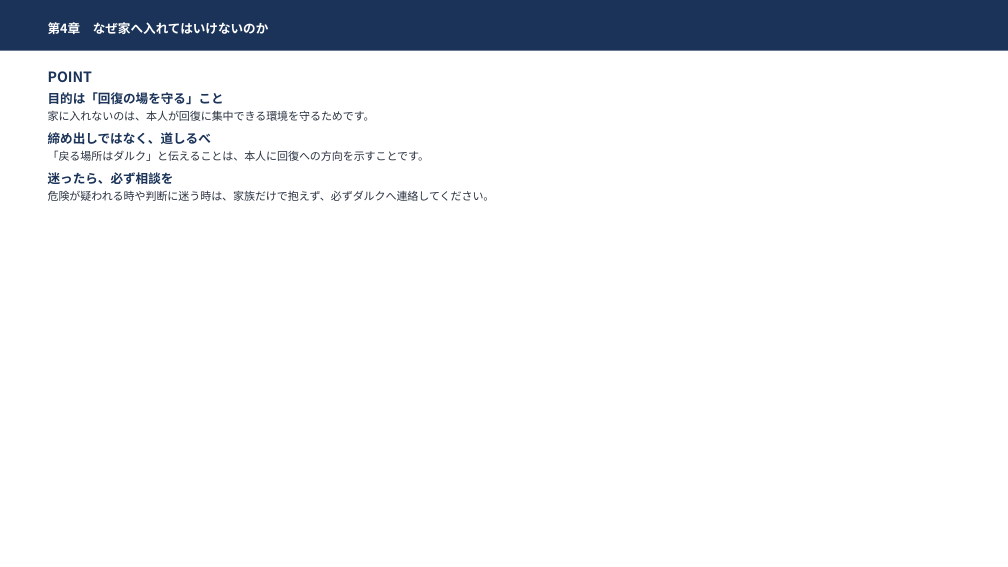
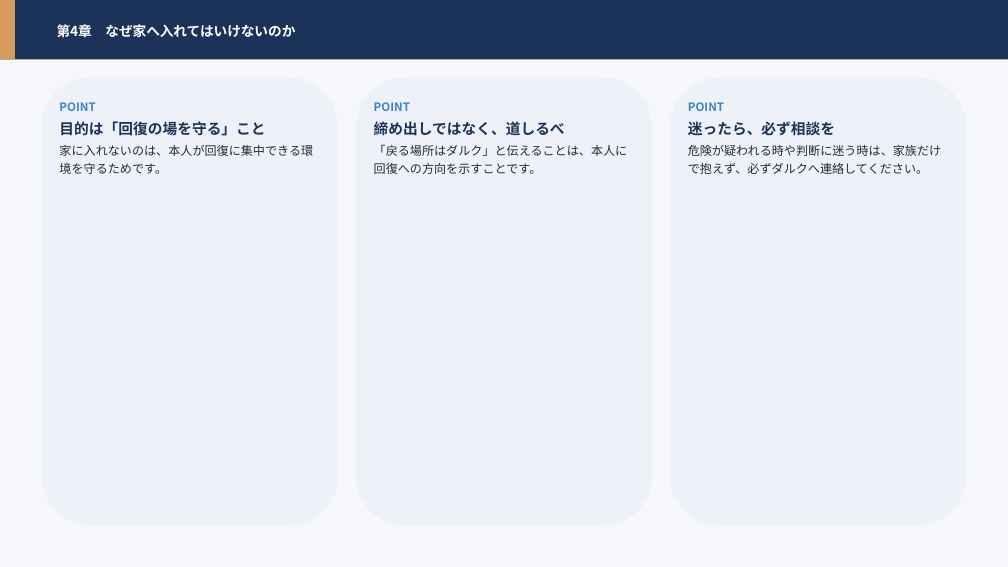
Before and after one commit to hiderock84-sys/darca, a slide deck: slide 28 of public/manual.pptx (slide 23 before the commit). Drawn at 1008x567 pixels with LibreOffice and Linux fonts; fonts in the diff are those of the drawing. Boxes give left, top, right and bottom in pixels: in the first picture for what was removed or moved away, otherwise in the second. Text is boxed around its words. In the diff, an @@ line names an element or a change of style, - is before the commit and + after.

```diff
--- a/public/manual.pptx
+++ b/public/manual.pptx
@@ rectangle: place and size @@
-rectangle at [0,0,1008,51]
+rectangle at [0,0,1008,60]
@@ rectangle added at [0,0,1008,567], fill #F5F7FB @@
@@ rectangle added at [0,0,15,60], fill #D69A5C @@
@@ text "第4章 なぜ家へ入れてはいけないのか": place and size @@
-text "第4章 なぜ家へ入れてはいけないのか" at [48,22,269,34]
+text "第4章 なぜ家へ入れてはいけないのか" at [57,24,295,38]
@@ text "第4章 なぜ家へ入れてはいけないのか" at [57,24,295,38]: size 12 to 13 pt; line spacing 1.18 to 1.2 @@
@@ rounded rectangle added at [42,77,338,526], fill #EEF1F7 @@
@@ rounded rectangle added at [356,77,653,526], fill #EEF1F7 @@
@@ rounded rectangle added at [670,77,966,526], fill #EEF1F7 @@
@@ text at [48,92,375,121]: paragraphs removed @@
-目的は「回復の場を守る」こと
-家に入れないのは、本人が回復に集中できる環境を守るためです。
@@ text added at [59,102,313,174], 11.5 pt, text #242C3A @@
+POINT
+目的は「回復の場を守る」こと
+家に入れないのは、本人が回復に集中できる環境を守るためです。
@@ text "POINT": place and size @@
-text "POINT" at [48,71,495,201]
+text "POINT" at [374,102,628,174]
@@ text "POINT" at [374,102,628,174]: size 13.5 to 11 pt, text colour #1B3358 to #3A86C4 in "POINT"; size 12 to 14 pt in "締め出しではなく、道しるべ"; size 10.5 to 11.5 pt, text colour #2B3342 to #242C3A in "「戻る場所はダルク」と伝えることは、本人に回復への方向を示すことです。"; line spacing 1.18 to 1.2; less space between paragraphs; more space between paragraphs @@
@@ text added at [688,102,941,174], 11.5 pt, text #242C3A @@
+POINT
+迷ったら、必ず相談を
+危険が疑われる時や判断に迷う時は、家族だけで抱えず、必ずダルクへ連絡してください。
@@ text at [48,172,495,201]: paragraphs removed @@
-迷ったら、必ず相談を
-危険が疑われる時や判断に迷う時は、家族だけで抱えず、必ずダルクへ連絡してください。
```
Also in this commit, not shown: 59 other slides changed, 21 slides added, 3 slides removed, 1 other file.
